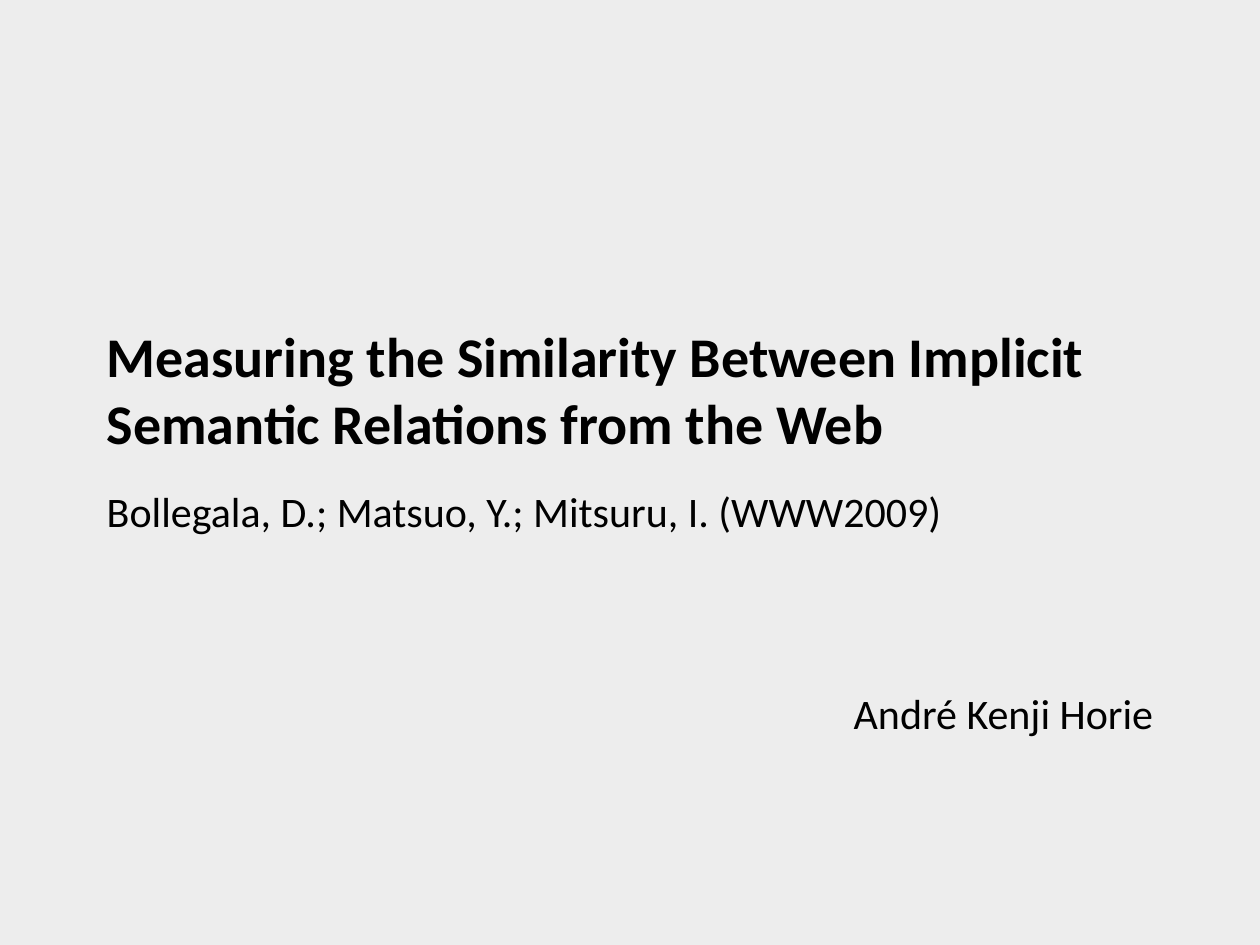
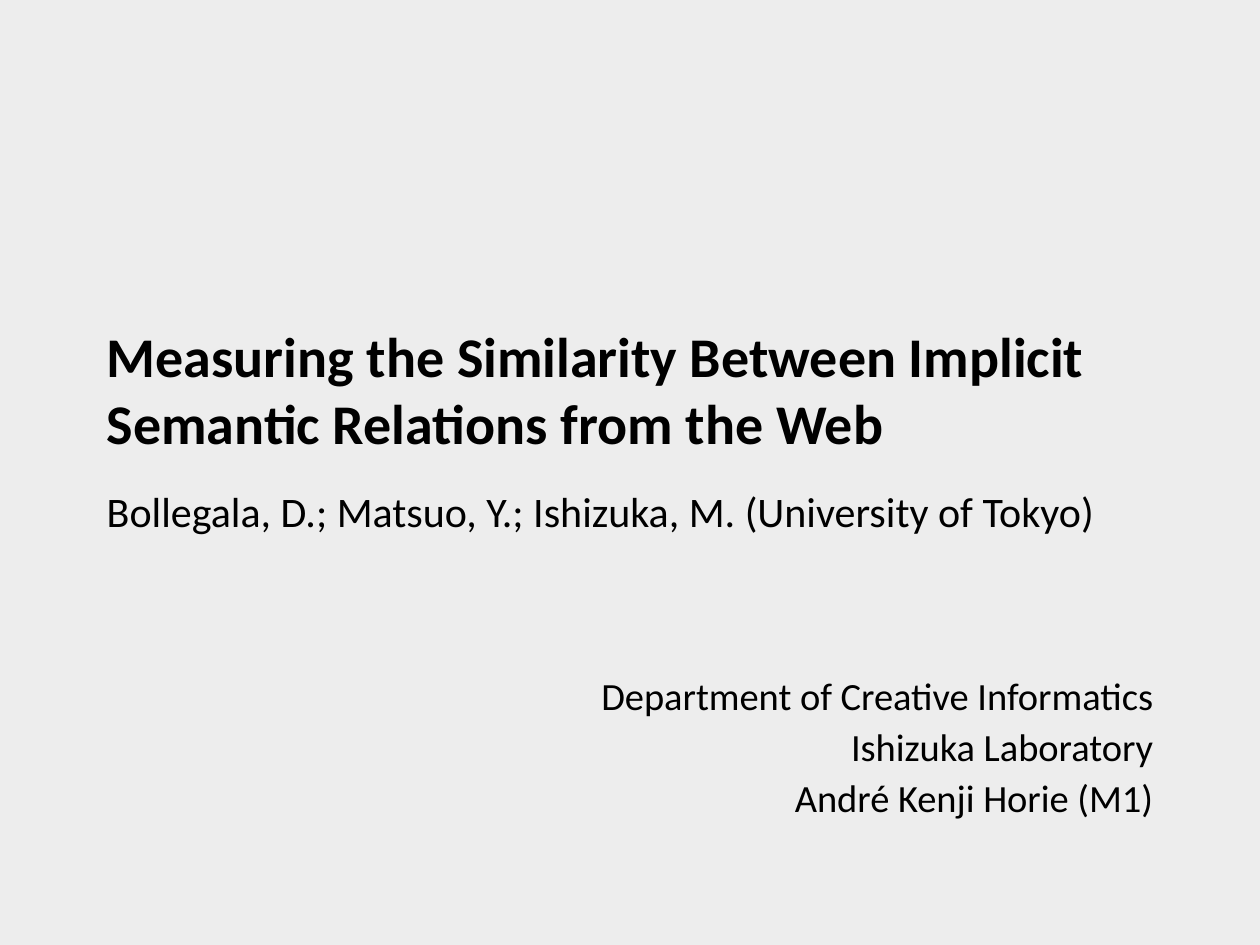
Before and after one commit to henriquekano/horie-dev, a slide deck: slide 1 of 2009.2 ウェブ工学/Relational Similarity.ppt. Drawn at 1260x945 pixels with LibreOffice and Linux fonts; fonts in the diff are those of the drawing; background and template pictures are left out. Boxes give left, top, right and bottom in pixels: in the first picture for what was removed or moved away, otherwise in the second. Text is boxed around its words. In the diff, an @@ line names an element or a change of style, - is before the commit and + after.

```diff
--- a/2009.2 ウェブ工学/Relational Similarity.ppt
+++ b/2009.2 ウェブ工学/Relational Similarity.ppt
@@ title at <box>107,337,1094,535</box>: text changed @@
-Measuring the Similarity Between Implicit Semantic Relations from the Web
-Bollegala, D.; Matsuo, Y.; Mitsuru, I. (WWW2009)
+Measuring the Similarity Between Implicit Semantic Relations from the Web
+Bollegala, D.; Matsuo, Y.; Ishizuka, M. (University of Tokyo)
@@ subtitle at <box>601,683,1153,819</box>: text changed; size 24 to 22 pt @@
-André Kenji Horie
+Department of Creative Informatics
+Ishizuka Laboratory
+André Kenji Horie (M1)
```
Also in this commit, not shown: 3 other slides changed, 18 slides added.
